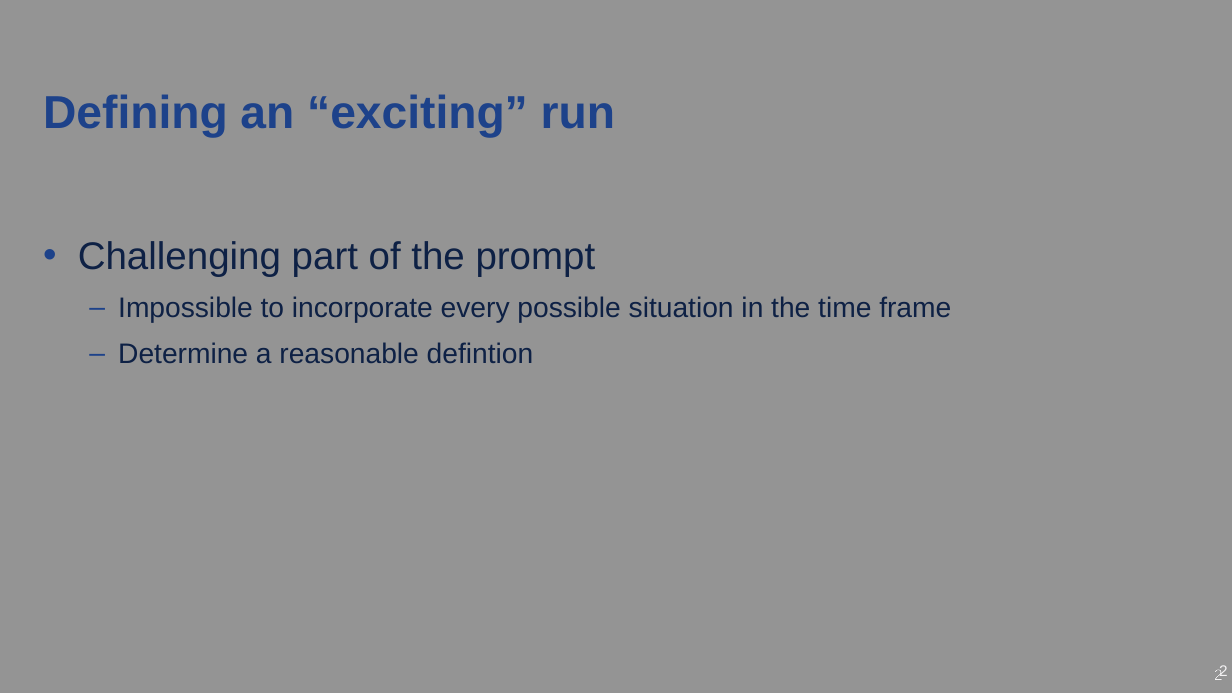
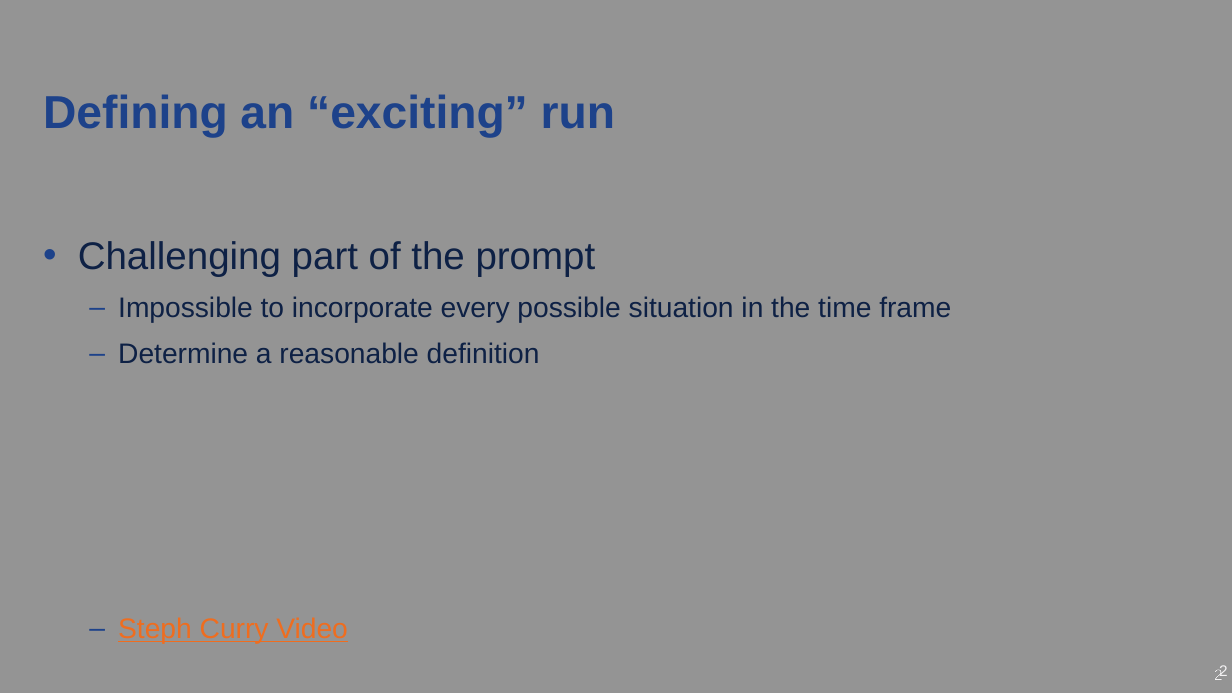
Before and after one commit to mar87/Nothing_But_Elastic_Nets, a slide deck: slide 2 of Final_Slides_Template.pptx. Drawn at 1232x693 pixels with LibreOffice and Linux fonts; fonts in the diff are those of the drawing; background and template pictures are left out. Boxes give left, top, right and bottom in pixels: in the first picture for what was removed or moved away, otherwise in the second. Text is boxed around its words. In the diff, an @@ line names an element or a change of style, - is before the commit and + after.

```diff
--- a/Final_Slides_Template.pptx
+++ b/Final_Slides_Template.pptx
@@ text at (118,342,540,644): text changed @@
-  – Determine a reasonable defintion
+  – Determine a reasonable definition
+  – Steph Curry Video
```
Also in this commit, not shown: 2 other slides changed.
